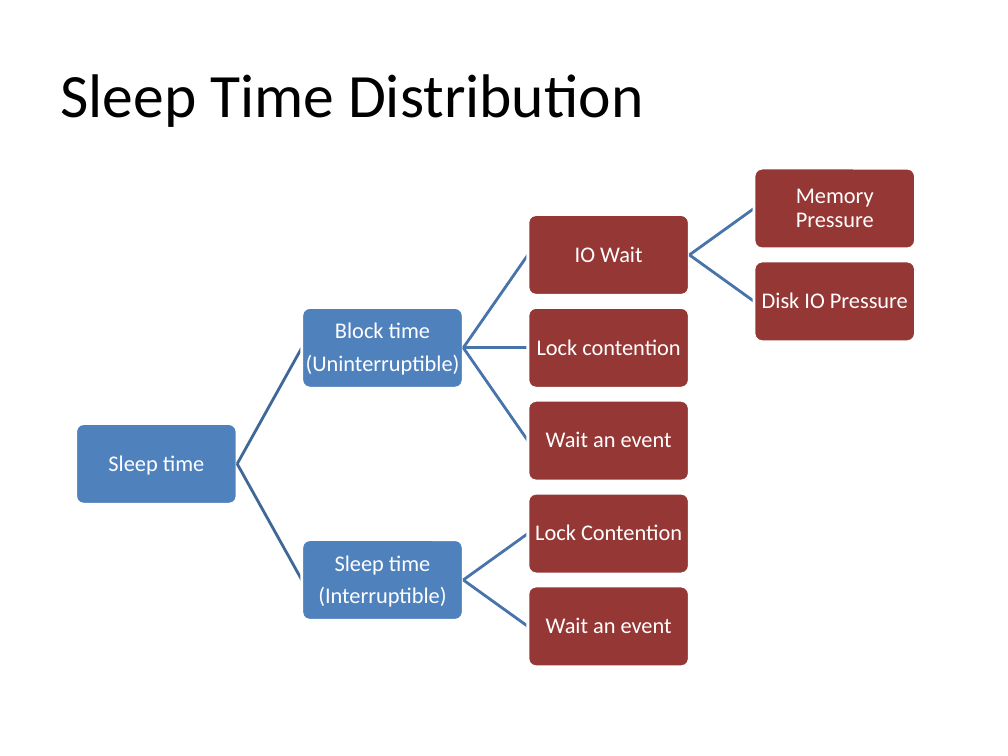
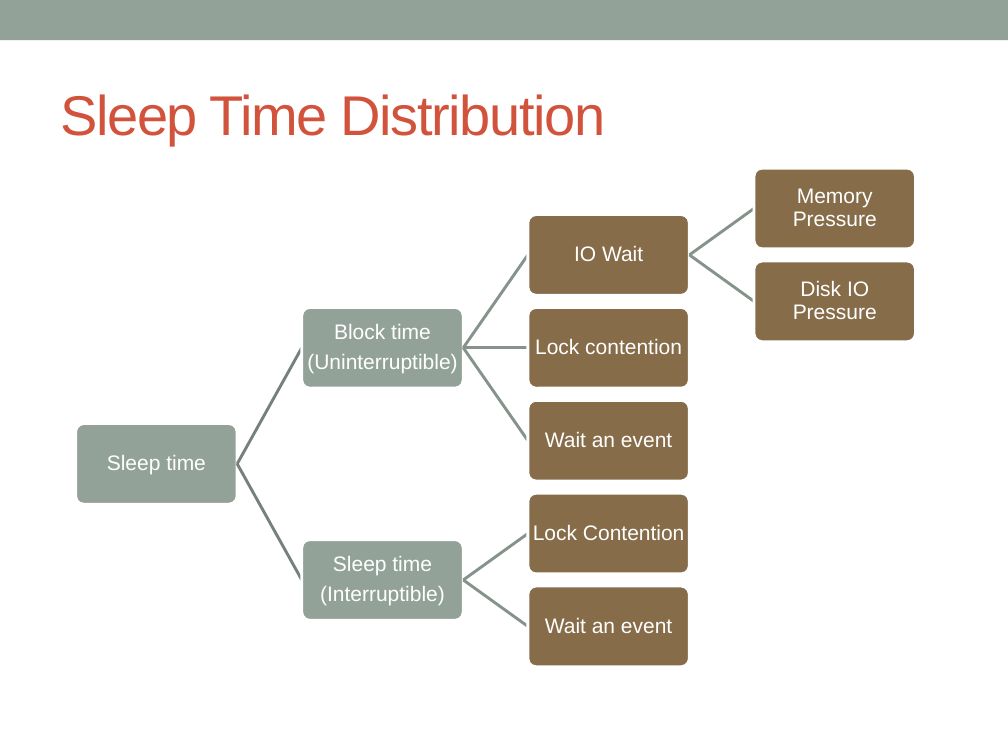
Before and after one commit to yangoliver/mydoc, a slide deck: slide 10 of slides/2016/linux_latency_breakdown.pptx. Drawn at 1008x756 pixels with LibreOffice and Linux fonts; fonts in the diff are those of the drawing. Boxes give left, top, right and bottom in pixels: in the first picture for what was removed or moved away, otherwise in the second. Text is boxed around its words. In the diff, an @@ line names an element or a change of style, - is before the commit and + after.

```diff
--- a/slides/2016/linux_latency_breakdown.pptx
+++ b/slides/2016/linux_latency_breakdown.pptx
@@ rectangle added at bbox=[0, 0, 1008, 40], fill #93A299 @@
@@ title "Sleep Time Distribution": place and size @@
-title "Sleep Time Distribution" at bbox=[60, 74, 643, 127]
+title "Sleep Time Distribution" at bbox=[60, 94, 606, 145]
@@ title "Sleep Time Distribution" at bbox=[60, 94, 606, 145]: size 44 to 40 pt, font Calibri to Arial, text colour #000000 to #D2533C, letter spacing 0 to -1 pt @@
@@ freeform shape at bbox=[235, 347, 303, 465]: outline #3F6797 2 pt to #76827B 2.08 pt @@
@@ freeform shape at bbox=[235, 463, 303, 581]: outline #3F6797 2 pt to #76827B 2.08 pt @@
@@ fill #4F81BD to #93A299; outline #FFFFFF 2 pt to #FFFFFF 2.08 pt in 3 elements at bbox=[76, 423, 237, 504], bbox=[301, 307, 463, 388], bbox=[301, 539, 463, 620] @@
@@ outline #4875AC 2 pt to #85938B 2.08 pt in 7 elements at bbox=[462, 254, 529, 348], bbox=[689, 207, 755, 256], bbox=[689, 253, 755, 302], bbox=[464, 346, 528, 349], bbox=[462, 347, 529, 442], bbox=[462, 532, 529, 581], bbox=[462, 579, 529, 628] @@
@@ fill #953735 to #866C49; outline #FFFFFF 2 pt to #FFFFFF 2.08 pt in 7 elements at bbox=[528, 215, 689, 295], bbox=[754, 168, 915, 249], bbox=[754, 261, 915, 342], bbox=[528, 307, 689, 388], bbox=[528, 400, 689, 481], bbox=[528, 493, 689, 574], bbox=[528, 586, 689, 666] @@
@@ size 16 to 15 pt, font Calibri to Arial in 10 elements at bbox=[107, 455, 206, 474], bbox=[307, 324, 457, 373], bbox=[574, 246, 643, 261], bbox=[793, 188, 877, 226], bbox=[793, 281, 877, 319], bbox=[535, 339, 682, 354], bbox=[545, 432, 672, 447], bbox=[320, 556, 445, 605], bbox=[533, 525, 684, 540], bbox=[545, 618, 672, 633] @@
```
Also in this commit, not shown: 17 other slides changed, 1 slide added, 1 slide removed.
